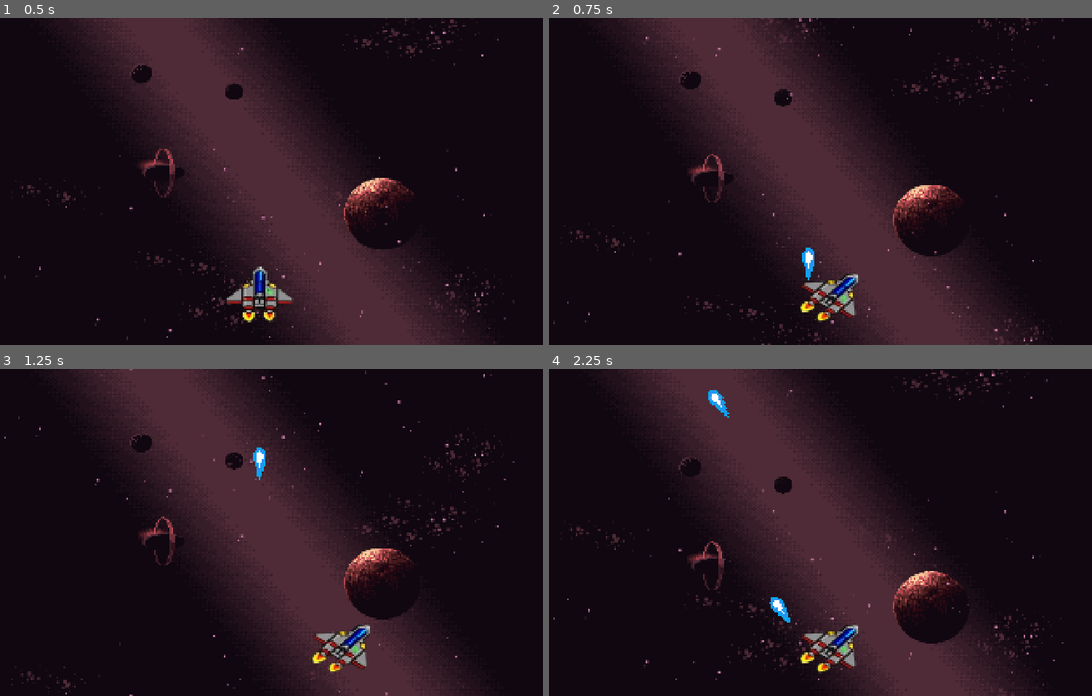
Above: before the commit, frames 1-4 (two rows, left to right).
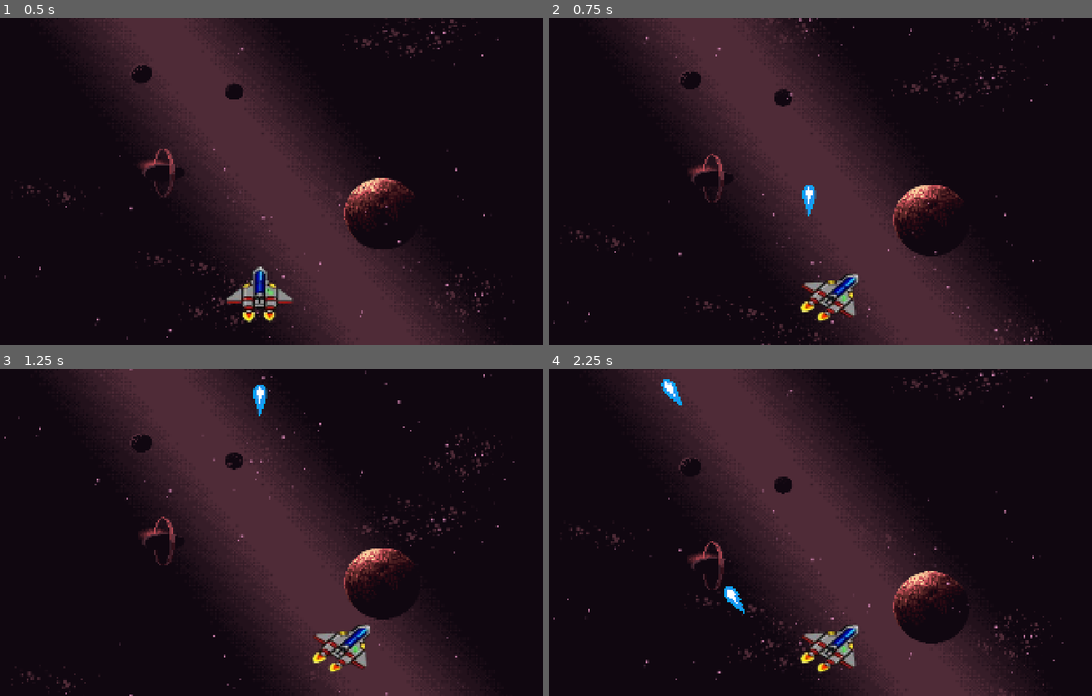
Above: after the commit, the same moments.

Repository: BenjaminGaelSerrano/TP2-SERRANO-BULLETHELL
Game: Godot game, scene res://Scenes/escena_juego.tscn
Same seed, same stepped clock (60 frames per second), same inputs: the game is played once before the commit and once after it.
Inputs:
- Up to frame 1 (0.5 s): no input
- Up to frame 2 (0.75 s): hold Right (JugadorDerecha) from 0.53 s (still down); hold Space (Disparar) from 0.53 s (still down)
- Up to frame 3 (1.25 s): keep holding Right (JugadorDerecha); keep holding Space (Disparar)
- Up to frame 4 (2.25 s): release Right (JugadorDerecha) at 1.28 s; release Space (Disparar) at 1.28 s; hold Left (JugadorIzquierda) 1.28-2.03 s; tap Space (Disparar) at 1.35 s; hold Right (JugadorDerecha) from 2.03 s (still down); hold Space (Disparar) from 2.03 s (still down)

Frame 1 is identical in both runs. In frame 2, 0.3% of the frame differs, in the area x 46-50%, y 51-81%; in frame 3, 0.3%; in frame 4, 0.6%, in the area x 20-45%, y 3-78%.

Commit message:
commits subidos por lolix

Diff:
--- a/Scenes/bala.gd
+++ b/Scenes/bala.gd
@@ -6,7 +6,7 @@
 	if direccionX== -1 :
 		rotation= deg_to_rad(-125)
 	elif direccionX== 1:
-		rotation = deg_to_rad(-40)
+		rotation = deg_to_rad(-45)
 func _physics_process(delta):
 	position.y-= velocidad * delta
 	position.x += inclinacionBala* delta * direccionX
--- a/Scenes/bala.tscn
+++ b/Scenes/bala.tscn
@@ -4,19 +4,18 @@
 [ext_resource type="Script" uid="uid://vl82mpwybc0" path="res://Scenes/bala.gd" id="1_melus"]
 
 [sub_resource type="RectangleShape2D" id="RectangleShape2D_k4n53"]
-size = Vector2(3.5666676, 1.500001)
+size = Vector2(3.5666676, 1.4500005)
 
 [node name="Bala" type="Area2D" unique_id=1737718116]
-position = Vector2(959.00006, 821)
 rotation = 4.712389
 scale = Vector2(30, 30)
 script = ExtResource("1_melus")
 
 [node name="BalaAsset" type="Sprite2D" parent="." unique_id=1798370435]
-position = Vector2(-2.813167, 0.09301138)
+position = Vector2(0, -2.6226044e-06)
 scale = Vector2(0.007447697, 0.008370247)
 texture = ExtResource("1_4qq6s")
 
 [node name="FormaBala" type="CollisionShape2D" parent="." unique_id=241711041]
-position = Vector2(-2.8833332, 0.016666412)
+position = Vector2(-0.06666668, -0.06666667)
 shape = SubResource("RectangleShape2D_k4n53")
--- /dev/null
+++ b/Scenes/cometa.tscn
@@ -0,0 +1,45 @@
+[gd_scene format=3 uid="uid://c1jb8cevyngkp"]
+
+[ext_resource type="Texture2D" uid="uid://8pf7ee44oeno" path="res://Assets/Sprites/cometa.png" id="1_s1y74"]
+[ext_resource type="Texture2D" uid="uid://bxpbxdhg6m2fr" path="res://Assets/Sprites/explosionCometa.png" id="2_ej4ak"]
+
+[sub_resource type="SpriteFrames" id="SpriteFrames_by3p8"]
+animations = [{
+"frames": [{
+"duration": 1.0,
+"texture": ExtResource("1_s1y74")
+}],
+"loop": true,
+"name": &"Cometa Normal",
+"speed": 5.0
+}, {
+"frames": [{
+"duration": 1.0,
+"texture": ExtResource("2_ej4ak")
+}],
+"loop": true,
+"name": &"Destruccion",
+"speed": 5.0
+}]
+
+[sub_resource type="CircleShape2D" id="CircleShape2D_ewo5w"]
+radius = 212.28519
+
+[sub_resource type="CircleShape2D" id="CircleShape2D_dwp16"]
+radius = 90.02222
+
+[node name="Cometa" type="CharacterBody2D" unique_id=1746243944]
+
+[node name="AnimacionCometa" type="AnimatedSprite2D" parent="." unique_id=764631845]
+sprite_frames = SubResource("SpriteFrames_by3p8")
+animation = &"Cometa Normal"
+
+[node name="FormaCometa" type="CollisionShape2D" parent="." unique_id=680145464]
+shape = SubResource("CircleShape2D_ewo5w")
+
+[node name="Hitbox" type="Area2D" parent="." unique_id=1913136223]
+position = Vector2(-6, 0)
+
+[node name="Hitbox" type="CollisionShape2D" parent="Hitbox" unique_id=22816032]
+position = Vector2(-37, 43)
+shape = SubResource("CircleShape2D_dwp16")
--- a/Scenes/escena_juego.tscn
+++ b/Scenes/escena_juego.tscn
@@ -125,6 +125,18 @@
 sprite_frames = SubResource("SpriteFrames_y110i")
 animation = &"Adelante"
 
+[node name="Centro" type="Marker2D" parent="Jugador/AnimaciónJugador" unique_id=1663901035]
+unique_name_in_owner = true
+position = Vector2(46.437984, 0.8277302)
+
+[node name="Izquierda" type="Marker2D" parent="Jugador/AnimaciónJugador" unique_id=165839691]
+unique_name_in_owner = true
+position = Vector2(-12.06636, -28.171967)
+
+[node name="Derecha" type="Marker2D" parent="Jugador/AnimaciónJugador" unique_id=1462606630]
+unique_name_in_owner = true
+position = Vector2(-12.066, 28.172)
+
 [node name="FormaJugador" type="CollisionShape2D" parent="Jugador" unique_id=1680116633]
 position = Vector2(0, -15)
 shape = SubResource("RectangleShape2D_5a5o0")
--- a/Scenes/jugador.gd
+++ b/Scenes/jugador.gd
@@ -25,6 +25,11 @@
 func _input(event: InputEvent) -> void:
 	if event.is_action_pressed("Disparar"):
 		var bala= Bala.instantiate()
-		bala.position= position
+		if direccion == -1:
+			bala.position= %Izquierda.global_position
+		elif direccion == 1:
+			bala.position= %Derecha.global_position
+		else:
+			bala.position= %Centro.global_position
 		bala.direccionX= direccion
 		get_parent().add_child(bala)
Binary file added: Assets/Sprites/cometa.png
Not shown, added: Assets/Sprites/cometa.png.import
Binary file added: Assets/Sprites/explosionCometa.png
Not shown, added: Assets/Sprites/explosionCometa.png.import
